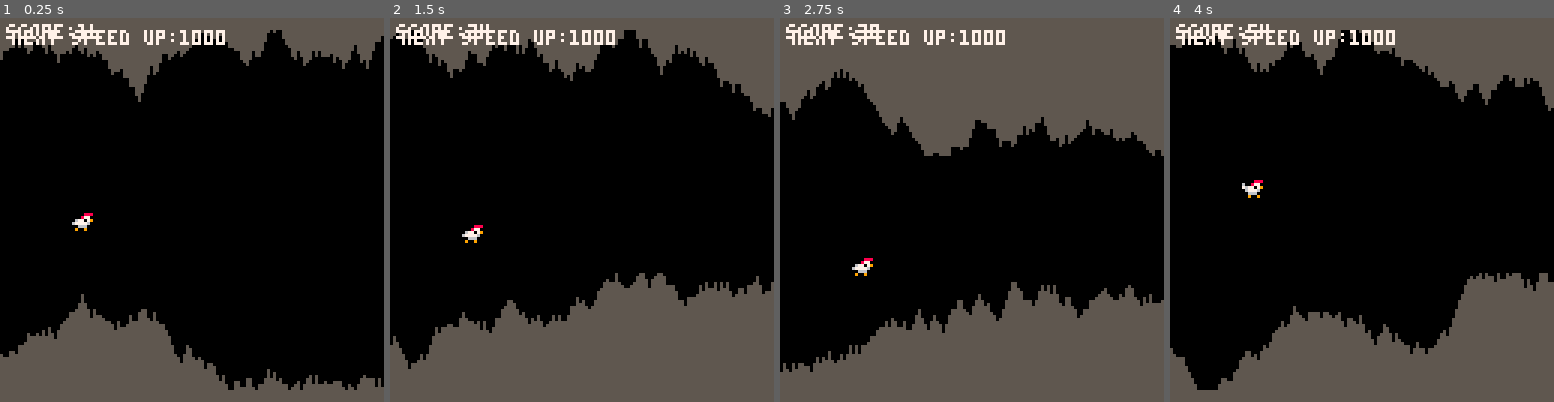
Above: before the commit, frames 1-4 (left to right).
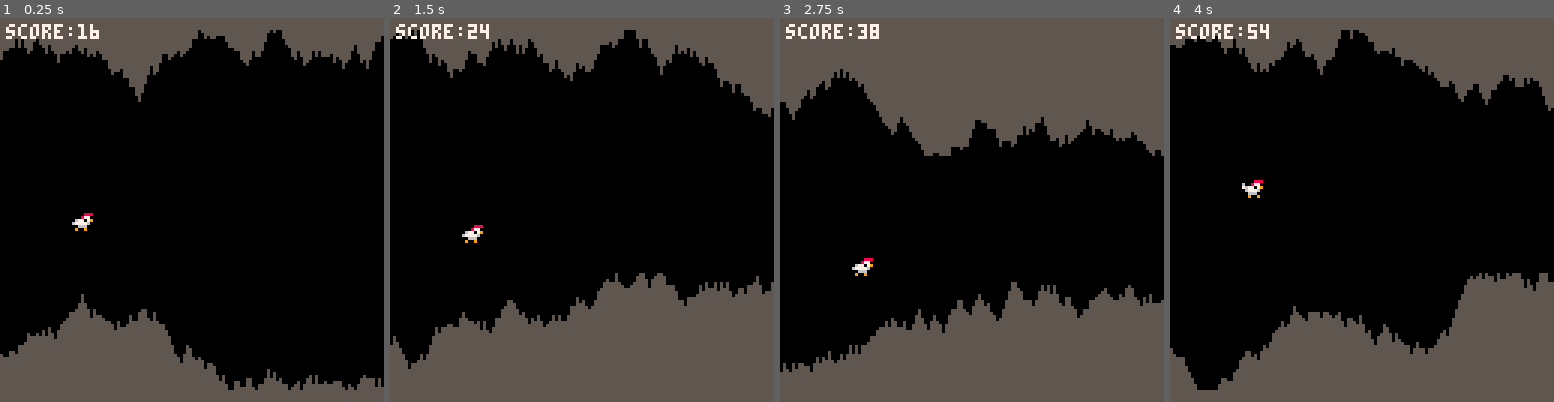
Above: after the commit, the same moments.

Repository: rob-villarre/learning-pico-8
Game: PICO-8 cartridge cave_diver.p8
The game is run twice, just before and just after one commit, with the same random seed, the same clock (stepped at 60 frames per second) and the same inputs.
Inputs:
- Up to frame 1 (0.25 s): no input
- Up to frame 2 (1.5 s): tap X (X key) at 1.07 s
- Up to frame 3 (2.75 s): tap X (X key) at 2.07, 2.4, 2.73 s
- Up to frame 4 (4 s): tap X (X key) at 3.07, 3.4, 3.73 s; hold Up from 3.58 s (still down)

The runs differ from the first frame. In frame 1, 0.8% of the frame differs, in the area x 3-59%, y 3-8%; in frame 2, 0.8%; in frame 3, 0.8%; in frame 4, 0.8%.

Commit message:
remove debug print

Diff:
--- a/cave_diver.p8
+++ b/cave_diver.p8
@@ -31,7 +31,6 @@
     print("press ❎ to play again!", 18, 72, 6)
   else
     print("score:" .. player.score, 2, 2, 7)
-    print("next speed up:" .. player.next_speed_up, 4, 4, 7)
   end
 end
 
